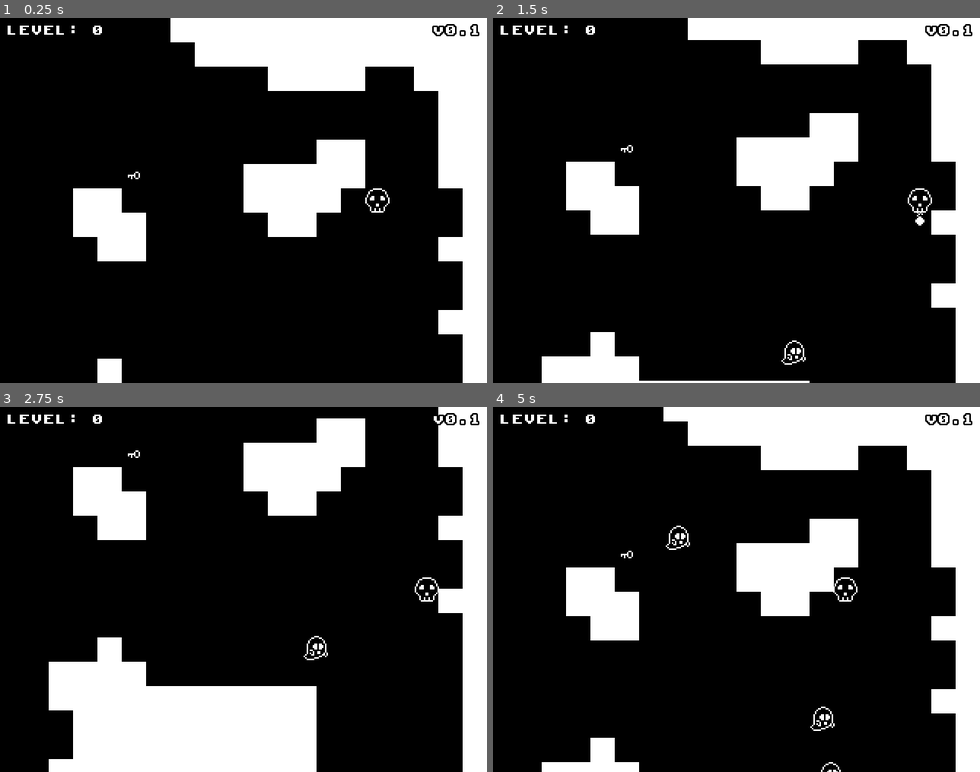
Above: before the commit, frames 1-4 (two rows, left to right).
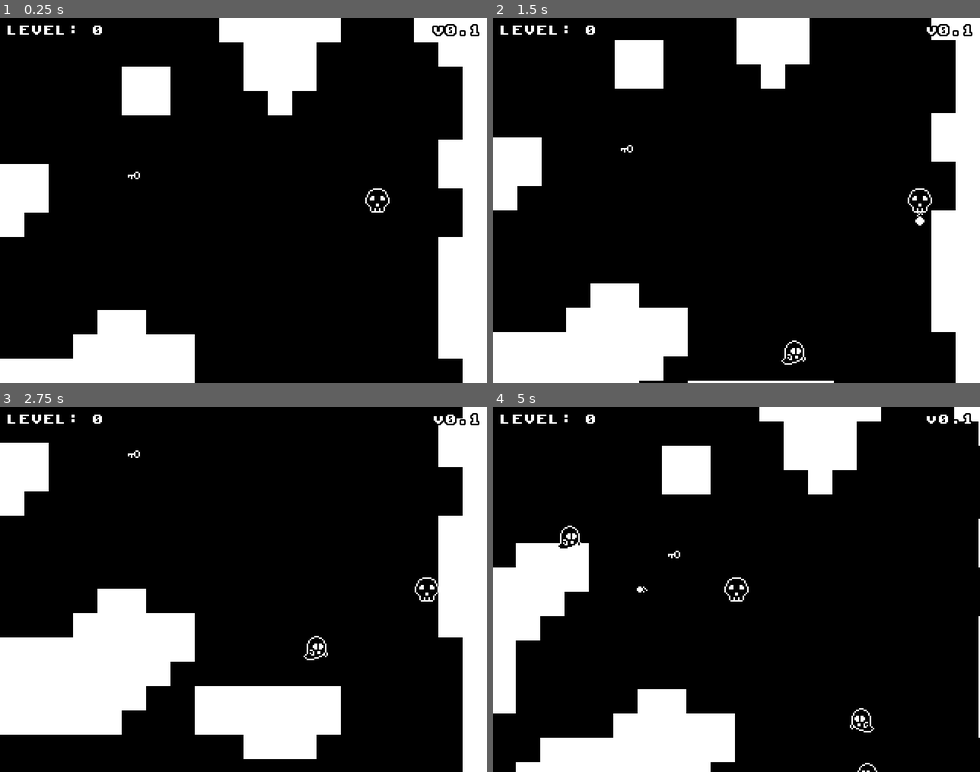
Above: after the commit, the same moments.

Repository: nikolawhallon/ExploreyDungeon
Game: Godot game, scene res://Scenes/Game.tscn
Same seed, same stepped clock (60 frames per second), same inputs: the game is played once before the commit and once after it.
Inputs (mouse positions are in pixels of both pictures, inside the frame that each line leads up to):
- Up to frame 1 (0.25 s): no input
- Up to frame 2 (1.5 s): tap Enter at 0.5 s; move the mouse to (843, 182) at 0.52 s; hold D 0.53-1.28 s; tap F at 0.6, 1.35 s; click (843, 182) at 0.67 s; tap Space at 0.77, 1.25 s; move the mouse to (639, 218) at 1.27 s; hold S from 1.28 s (still down)
- Up to frame 3 (2.75 s): tap Space at 1.52 s; move the mouse to (292, 509) at 2.02 s; release S at 2.03 s; hold D from 2.03 s (still down); tap F at 2.1 s
- Up to frame 4 (5 s): move the mouse to (712, 662) at 2.77 s; release D at 2.78 s; hold W 2.78-3.53 s; tap F at 2.85, 3.6, 4.35 s; click (712, 662) at 2.92 s; tap Space at 3.02, 3.77, 4.52 s; move the mouse to (882, 644) at 3.52 s; hold A from 3.53 s (still down); move the mouse to (590, 534) at 4.27 s

The runs differ from the first frame. In frame 1, 22% of the frame differs, in the area x 0-95%, y 0-100%; in frame 2, 21%; in frame 3, 23%; in frame 4, 30%, in the area x 0-100%, y 0-100%.

Commit message:
quickly modified dungeon generation for different perspective

Diff:
--- a/Scenes/Dungeon.gd
+++ b/Scenes/Dungeon.gd
@@ -2,7 +2,7 @@
 
 export(int)   var map_w            = 160 / 4
 export(int)   var map_h            = 100 / 4
-export(float) var ground_seed      = 0.65
+export(float) var ground_seed      = 0.8
 export(int)   var wall_condition   = 4
 export(int)   var ground_condition = 3
 
@@ -23,6 +23,7 @@
 	clear()
 	fill_wall()
 	random_ground()
+	double_vertically()
 	dig_caves()
 	get_biggest_cave()
 
@@ -38,6 +39,13 @@
 		for y in range(1, map_h - 1):
 			if rng.randf() < ground_seed:
 				set_cell(x, y, Tiles.GROUND)
+
+func double_vertically():
+	for x in range(1, map_w - 1):
+		for y in range(1, map_h - 1):
+			if get_cell(x, y) == Tiles.WALL:
+				if get_cell(x, y - 1) != Tiles.WALL and get_cell(x, y + 1) != Tiles.WALL:
+					set_cell(x, y + 1, Tiles.WALL)
 
 func dig_caves():
 	for _i in range(10):
